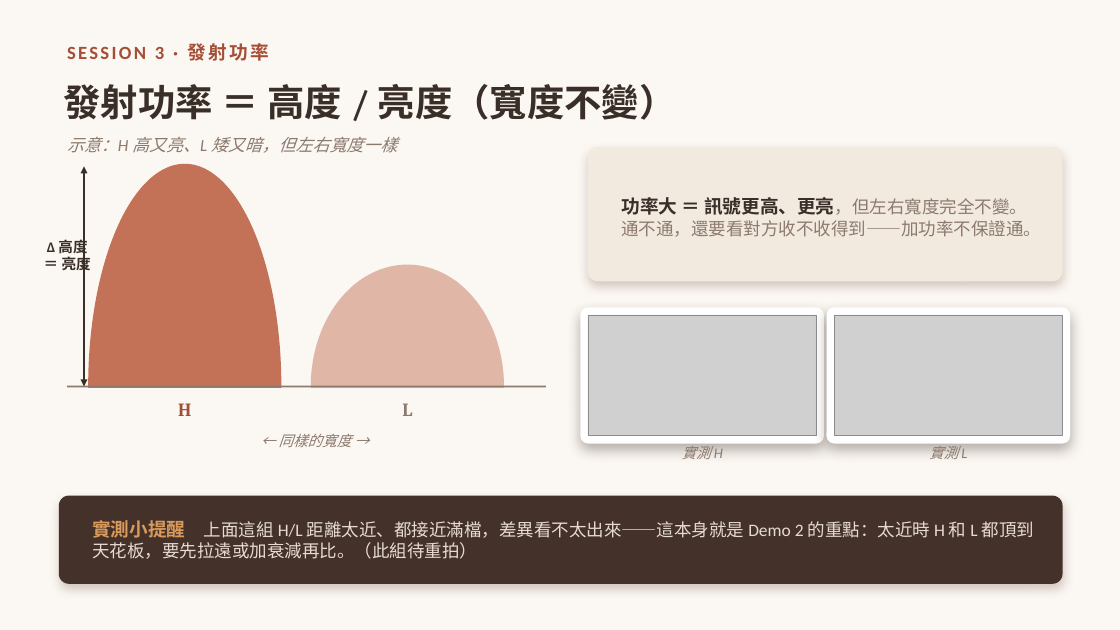
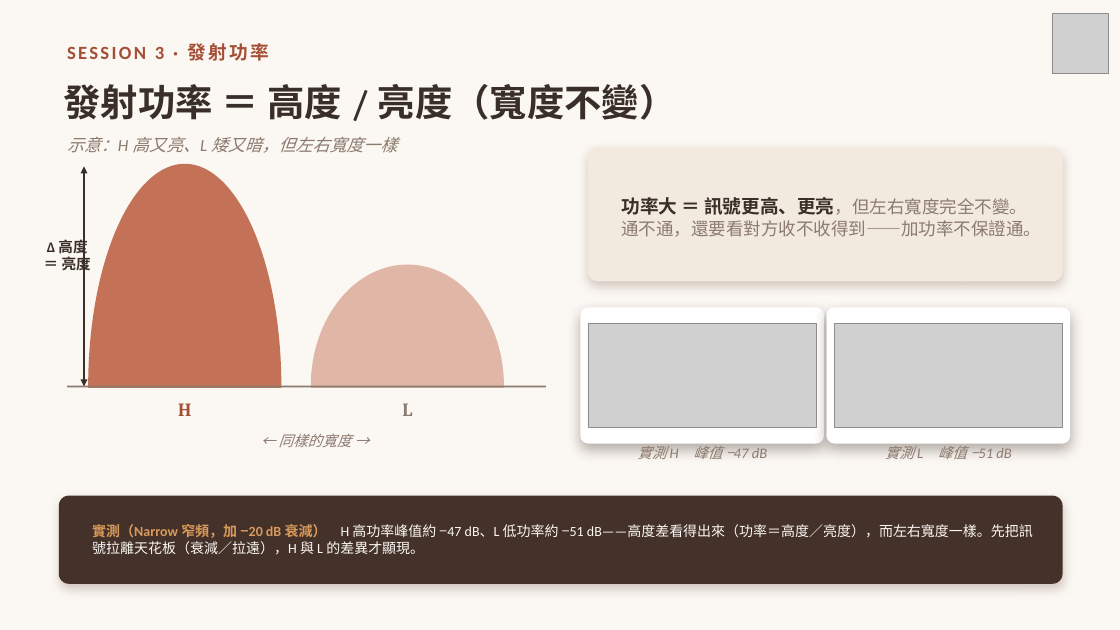
Before and after one commit to winson3QQ/Radio-Advanced, a slide deck: slide 17 of 投影片/進階無線電_第一節_課程投影片.pptx. Drawn at 1120x630 pixels with LibreOffice and Linux fonts; fonts in the diff are those of the drawing; grey boxes stand for pictures. Boxes give left, top, right and bottom in pixels: in the first picture for what was removed or moved away, otherwise in the second. Text is boxed around its words. In the diff, an @@ line names an element or a change of style, - is before the commit and + after.

```diff
--- a/投影片/進階無線電_第一節_課程投影片.pptx
+++ b/投影片/進階無線電_第一節_課程投影片.pptx
@@ picture added at [1053,13,1108,74] @@
@@ picture: place and size @@
-picture at [588,315,817,436]
+picture at [588,323,817,428]
@@ picture: place and size @@
-picture at [834,315,1063,436]
+picture at [834,323,1063,428]
@@ text at [637,446,767,463]: text changed @@
-實測 H
+實測 H 峰值 −47 dB
@@ text at [885,443,1011,463]: text changed @@
-實測 L
+實測 L 峰值 −51 dB
@@ text at [92,524,1033,555]: text changed; size 15 to 12 pt; text colour #E7DBCF to #FBF7F2 @@
-實測小提醒 上面這組 H/L 距離太近、都接近滿檔，差異看不太出來——這本身就是 Demo 2 的重點：太近時 H 和 L 都頂到天花板，要先拉遠或加衰減再比。（此組待重拍）
+實測（Narrow 窄頻，加 −20 dB 衰減） H 高功率峰值約 −47 dB、L 低功率約 −51 dB——高度差看得出來（功率＝高度／亮度），而左右寬度一樣。先把訊號拉離天花板（衰減／拉遠），H 與 L 的差異才顯現。
```
Also in this commit, not shown: 46 other slides changed, 7 slides added, 1 slide removed, 6 other files.
